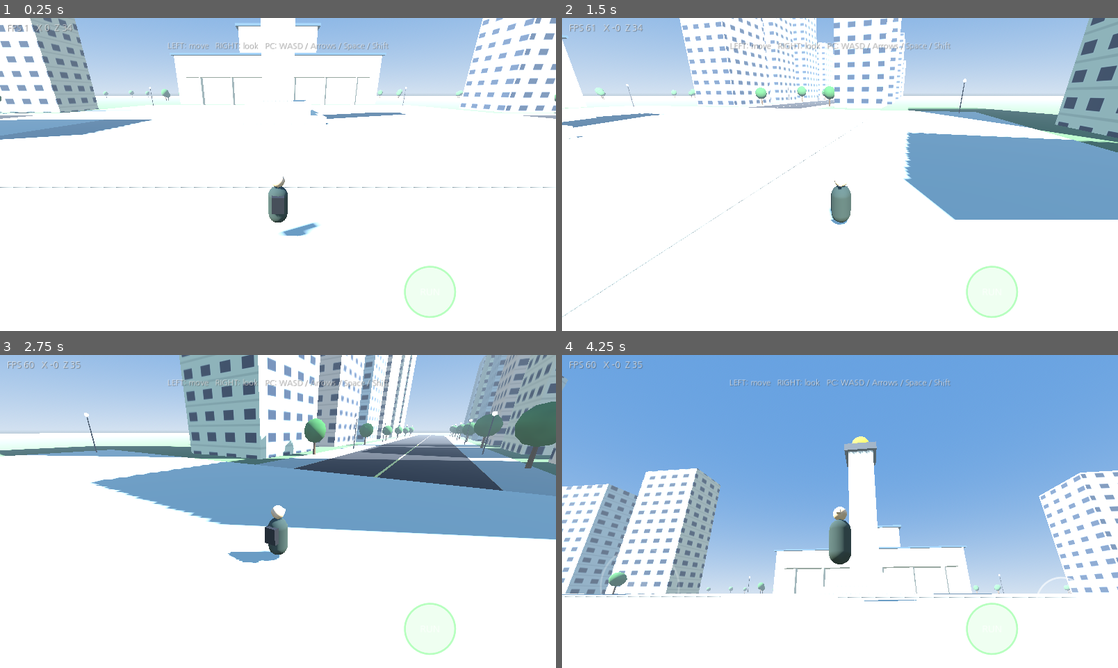
Above: before the commit, frames 1-4 (two rows, left to right).
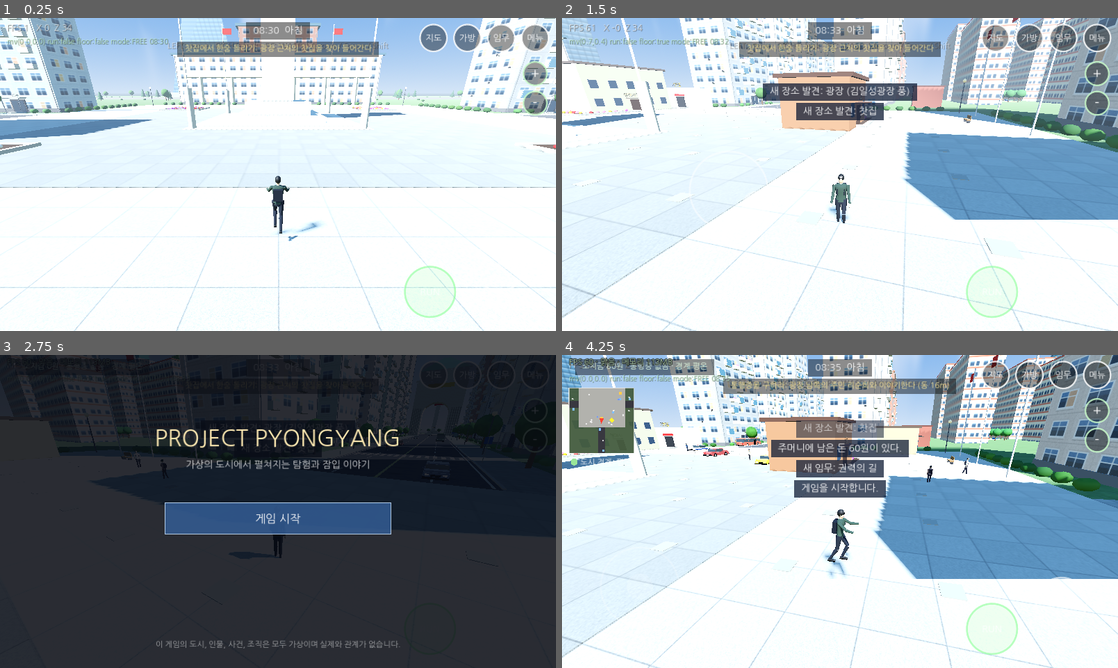
Above: after the commit, the same moments.

Repository: Sumin-Kim-Hub/PROJECT_PYONGYANG
Game: Godot game, scene res://scenes/main.tscn
Same seed, same stepped clock (60 frames per second), same inputs: the game is played once before the commit and once after it.
Inputs (mouse positions are in pixels of both pictures, inside the frame that each line leads up to):
- Up to frame 1 (0.25 s): no input
- Up to frame 2 (1.5 s): tap Enter at 0.5 s; move the mouse to (962, 158) at 0.52 s; hold Right 0.53-1.25 s; hold E 0.53-1.25 s; click (962, 158) at 0.67 s; tap Space at 0.77 s; drag from (728, 190) to (812, 237) at 1.27 s
- Up to frame 3 (2.75 s): move the mouse to (333, 442) at 2.02 s; hold Right from 2.03 s (still down); hold V from 2.03 s (still down); click (333, 442) at 2.17 s
- Up to frame 4 (4.25 s): release Right at 2.75 s; release V at 2.75 s; drag from (812, 574) to (673, 464) at 2.77 s; move the mouse to (1006, 558) at 3.52 s; hold Left from 3.53 s (still down); tap Enter at 3.6 s; click (1006, 558) at 3.67 s; tap Space at 3.77 s

The runs differ from the first frame. In frame 1, 17% of the frame differs, in the area x 0-100%, y 0-100%; in frame 2, 27%; in frame 3, 100%; in frame 4, 71%.
Error before the commit: Parse Error: Expected new line after "\". (res://scripts/interaction/interaction_ui.gd:46)

Commit message:
fix(font): load Korean NanumGothic via autoload Theme; fix GDScript parse errors
- Restore 6 UI scripts to V3.0.4 originals (removes escaped-quote \"Node\"
  parse errors and mixed tab/space indentation); only change the
  non-existent ui_ko.otf path to assets/fonts/NanumGothic.ttf.
- Drop [gui] theme/custom(_font) from project.godot: it loads the .ttf at
  engine start, before import, causing "No loader found" and theme
  ext_resource errors on a fresh checkout (godot-check step 1).
- KoreanFontEnforcer autoload loads default_korean_theme.tres and sets
  ThemeDB.fallback_font and the default theme's default_font, so HUDs,
  Controls and Label3D all use the Hangul font (web has no system fallback).
- Add NanumGothic.ttf.import and OFL.txt; remove duplicate ui_ko.ttf.
- web-export: replace font download step with presence check.
- godot_check.sh: also assert the Korean font log line.

Verified with Godot 4.7.2: godot_check.sh passes from a clean copy
(self-test 48/0/0), Web export succeeds, Korean renders in headless Chrome.

Co-Authored-By: Claude Opus 5.5 <noreply@anthropic.com>
Claude-Session: https://claude.ai/code/session_01BzBsZrmdYFfffxeAJzZQvx

Diff:
--- a/assets/theme/default_korean_theme.tres
+++ b/assets/theme/default_korean_theme.tres
@@ -1,7 +1,6 @@
 [gd_resource type="Theme" load_steps=2 format=3]
 
-[ext_resource type="FontFile" path="res://assets/fonts/NanumGothic.ttf" id="1_font"]
+[ext_resource type="FontFile" uid="uid://c3utrgbxwqet7" path="res://assets/fonts/NanumGothic.ttf" id="1_font"]
 
 [resource]
 default_font = ExtResource("1_font")
-default_font_size = 18
--- a/project.godot
+++ b/project.godot
@@ -31,9 +31,6 @@
 renderer/rendering_method.mobile="gl_compatibility"
 textures/vram_compression/import_etc2_astc=true
 
-[gui]
-theme/custom="res://assets/theme/default_korean_theme.tres"
-theme/custom_font="res://assets/fonts/NanumGothic.ttf"
+[autoload]
 
-[autoload]
 KoreanFontEnforcer="*res://scripts/core/korean_font_enforcer.gd"
--- a/scripts/core/korean_font_enforcer.gd
+++ b/scripts/core/korean_font_enforcer.gd
@@ -1,47 +1,44 @@
 extends Node
+## 한글 글꼴을 게임 전체의 기본 글꼴로 지정하는 자동 로드(autoload).
+##
+## 왜 project.godot 의 gui/theme/custom(_font) 을 쓰지 않는가:
+##   그 설정은 엔진이 켜지는 즉시(리소스 가져오기 전에) 글꼴을 읽는다. 저장소를 막 받은 상태(.godot/ 없음)에서는
+##   .ttf 가 아직 가져오기 전이라 "No loader found for resource" 오류가 나고, godot-check 1단계가 실패한다.
+##   그래서 가져오기가 끝난 뒤 실행되는 이 자동 로드에서 Theme 을 읽어 적용한다.
+##
+## 적용 범위:
+##   - ThemeDB.fallback_font      : touch_controls 등 직접 그리는 UI, 각 HUD 의 대체 글꼴
+##   - 엔진 기본 Theme 의 default_font : Label·Button 등 Control, 그리고 Label3D(건물 '동' 번호판, 실내 표지)
 
-const FONT_PATH := "res://assets/fonts/NanumGothic.ttf"
-var _kr_font: Font = null
+const THEME_PATH: String = "res://assets/theme/default_korean_theme.tres"
+const FONT_PATH: String = "res://assets/fonts/NanumGothic.ttf"
+const HANGUL_HAN: int = 0xD55C  # '한'
 
-func _init() -> void:
-	_kr_font = get_korean_font()
+var korean_font: Font = null
 
-static func get_korean_font() -> Font:
+
+func _enter_tree() -> void:
+	korean_font = _load_font()
+	if korean_font == null:
+		push_error("[KoreanFont] 한글 글꼴을 불러오지 못함 — 한글이 □ 로 보일 수 있음: %s" % FONT_PATH)
+		return
+	ThemeDB.fallback_font = korean_font
+	var default_theme: Theme = ThemeDB.get_default_theme()
+	if default_theme != null:
+		default_theme.default_font = korean_font
+	print("[KoreanFont] 한글 글꼴 적용: %s (한글 글리프 %s)" % [FONT_PATH, str(korean_font.has_char(HANGUL_HAN))])
+
+
+func _load_font() -> Font:
+	# 1) Theme 리소스 (ext_resource 로 NanumGothic.ttf 를 참조)
+	if ResourceLoader.exists(THEME_PATH):
+		var th = load(THEME_PATH)
+		if th is Theme and th.default_font != null and th.default_font.has_char(HANGUL_HAN):
+			return th.default_font
+		push_warning("[KoreanFont] Theme 에서 글꼴을 얻지 못함, 글꼴 파일을 직접 읽음: %s" % THEME_PATH)
+	# 2) 글꼴 파일 직접
 	if ResourceLoader.exists(FONT_PATH):
-		var res = load(FONT_PATH)
-		if res is Font and res.has_char(0xD55C):
-			return res
-	if FileAccess.file_exists(FONT_PATH):
-		var ff := FontFile.new()
-		var err := ff.load_dynamic_font(FONT_PATH)
-		if err == OK and ff.has_char(0xD55C):
-			return ff
-		push_error("[KoreanFont] load_dynamic_font failed: %s" % err)
-	else:
-		push_error("[KoreanFont] Font file missing: %s" % FONT_PATH)
-	return ThemeDB.fallback_font
-
-func _ready() -> void:
-	if _kr_font == null:
-		_kr_font = get_korean_font()
-	print("[KoreanFont] Active font=", _kr_font, " has_hangul=", _kr_font.has_char(0xD55C))
-	get_tree().node_added.connect(_on_node_added)
-	_apply_recursive(get_tree().root)
-
-func _apply_recursive(node: Node) -> void:
-	_on_node_added(node)
-	for child in node.get_children():
-		_apply_recursive(child)
-
-func _on_node_added(node: Node) -> void:
-	if _kr_font == null:
-		return
-	if node is RichTextLabel:
-		for k in ["normal_font", "bold_font", "italics_font", "bold_italics_font", "mono_font"]:
-			node.add_theme_font_override(k, _kr_font)
-	elif node is Control:
-		node.add_theme_font_override("font", _kr_font)
-	elif node is Window:
-		var t := Theme.new()
-		t.default_font = _kr_font
-		node.theme = t
+		var f = load(FONT_PATH)
+		if f is Font and f.has_char(HANGUL_HAN):
+			return f
+	return null
--- a/scripts/interaction/interaction_ui.gd
+++ b/scripts/interaction/interaction_ui.gd
@@ -43,10 +43,6 @@
 func _ready() -> void:
 	mouse_filter = Control.MOUSE_FILTER_IGNORE
 	_font = ThemeDB.fallback_font
-	if ClassDB.class_exists(\"Node\"):
-		var _kfe = load(\"res://scripts/core/korean_font_enforcer.gd\")
-		if _kfe:
-			_font = _kfe.get_korean_font()
 	# 한글이 네모로 나올 경우를 대비한 선택 사항: 이 경로에 한글 글꼴을 넣으면 자동 사용
 	if ResourceLoader.exists(FONT_PATH):
 		var f = load(FONT_PATH)
--- a/scripts/ui/hud_ui.gd
+++ b/scripts/ui/hud_ui.gd
@@ -43,7 +43,11 @@
 
 func _ready() -> void:
 	mouse_filter = Control.MOUSE_FILTER_IGNORE
-	_font = _load_kr_font_safe(FONT_PATH)
+	_font = ThemeDB.fallback_font
+	if ResourceLoader.exists(FONT_PATH):
+		var f = load(FONT_PATH)
+		if f is Font:
+			_font = f
 
 
 func panel_open() -> bool:
@@ -534,16 +538,3 @@
 	for i in range(lines.size()):
 		var col: Color = Color(1.0, 0.86, 0.45) if i == 0 else Color(1, 1, 1, 0.85)
 		draw_string(font, Vector2(tx, p.position.y + 110.0 + float(i) * 34.0), str(lines[i]), HORIZONTAL_ALIGNMENT_LEFT, -1.0, 20 if i > 0 else 24, col)
-
-
-func _load_kr_font_safe(path: String) -> Font:
-	if ResourceLoader.exists(path):
-		var f = load(path)
-		if f is Font and f.has_char(0xD55C):
-			return f
-	if FileAccess.file_exists(path):
-		var ff := FontFile.new()
-		if ff.load_dynamic_font(path) == OK and ff.has_char(0xD55C):
-			return ff
-	push_error("[FontLoader] Failed to load Korean font: " + path)
-	return ThemeDB.fallback_font
--- a/scripts/v1/v1_hud.gd
+++ b/scripts/v1/v1_hud.gd
@@ -24,10 +24,6 @@
 func _ready() -> void:
 	mouse_filter = Control.MOUSE_FILTER_IGNORE
 	_font = ThemeDB.fallback_font
-	if ClassDB.class_exists(\"Node\"):
-		var _kfe = load(\"res://scripts/core/korean_font_enforcer.gd\")
-		if _kfe:
-			_font = _kfe.get_korean_font()
 	var path: String = "res://assets/fonts/NanumGothic.ttf"
 	if ResourceLoader.exists(path):
 		var f = load(path)
--- a/scripts/v2/title_screen.gd
+++ b/scripts/v2/title_screen.gd
@@ -17,10 +17,6 @@
 func _ready() -> void:
 	mouse_filter = Control.MOUSE_FILTER_IGNORE
 	_font = ThemeDB.fallback_font
-	if ClassDB.class_exists(\"Node\"):
-		var _kfe = load(\"res://scripts/core/korean_font_enforcer.gd\")
-		if _kfe:
-			_font = _kfe.get_korean_font()
 	var path: String = "res://assets/fonts/NanumGothic.ttf"
 	if ResourceLoader.exists(path):
 		var f = load(path)
--- a/scripts/v3/v3_ui.gd
+++ b/scripts/v3/v3_ui.gd
@@ -42,23 +42,14 @@
 
 
 func _ready() -> void:
-    mouse_filter = Control.MOUSE_FILTER_IGNORE
-    set_anchors_preset(Control.PRESET_FULL_RECT)
-    _font = ThemeDB.fallback_font
-	if ClassDB.class_exists(\"Node\"):
-		var _kfe = load(\"res://scripts/core/korean_font_enforcer.gd\")
-		if _kfe:
-			_font = _kfe.get_korean_font()
-
-    print("[KFONT] path=", FONT_PATH)
-    print("[KFONT] exists=", ResourceLoader.exists(FONT_PATH))
-
-    if ResourceLoader.exists(FONT_PATH):
-        var f = load(FONT_PATH)
-        print("[KFONT] loaded=", f is Font)
-        if f is Font:
-            _font = f
-            print("[KFONT] Korean glyph=", _font.has_char(0xD55C))
+	mouse_filter = Control.MOUSE_FILTER_IGNORE
+	set_anchors_preset(Control.PRESET_FULL_RECT)
+	_font = ThemeDB.fallback_font
+	if ResourceLoader.exists(FONT_PATH):
+		var f = load(FONT_PATH)
+		if f is Font:
+			_font = f
+
 
 func setup(man_ref, gov_ref, build_ref) -> void:
 	man = man_ref
Not shown, added: assets/fonts/NanumGothic.ttf.import
Not shown, added: assets/fonts/OFL.txt
Binary file removed: assets/fonts/ui_ko.ttf
Not shown, changed: CHANGELOG.md
Not shown, changed: TECHNICAL_ARCHITECTURE.md
Not shown, changed: TODO.md
Not shown, changed: tools/godot_check.sh
